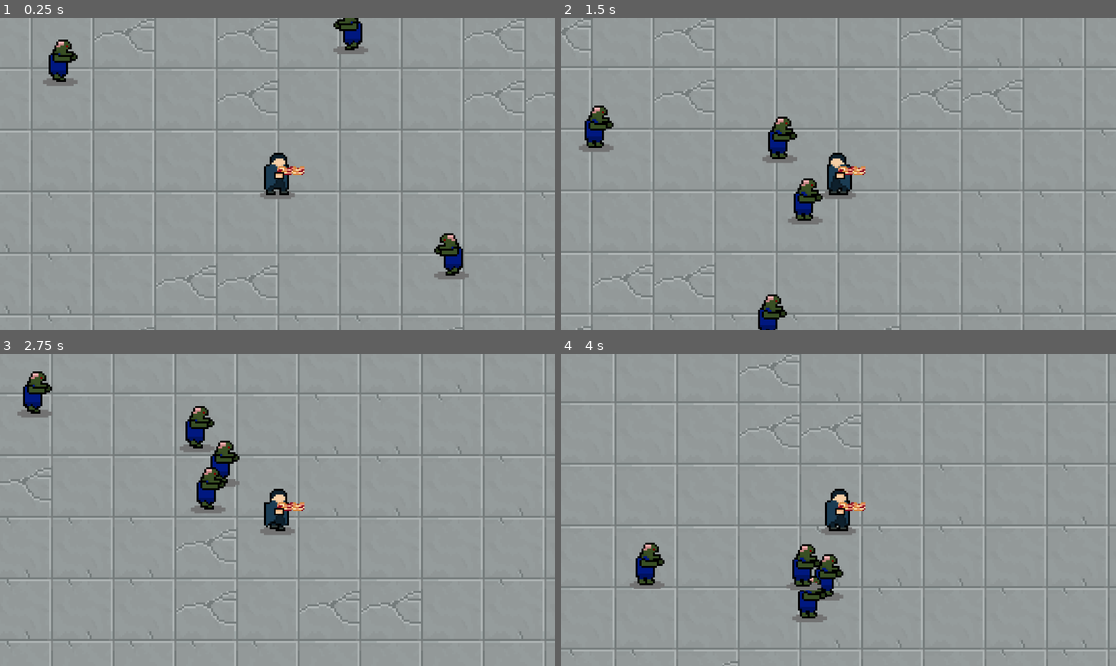
Above: before the commit, frames 1-4 (two rows, left to right).
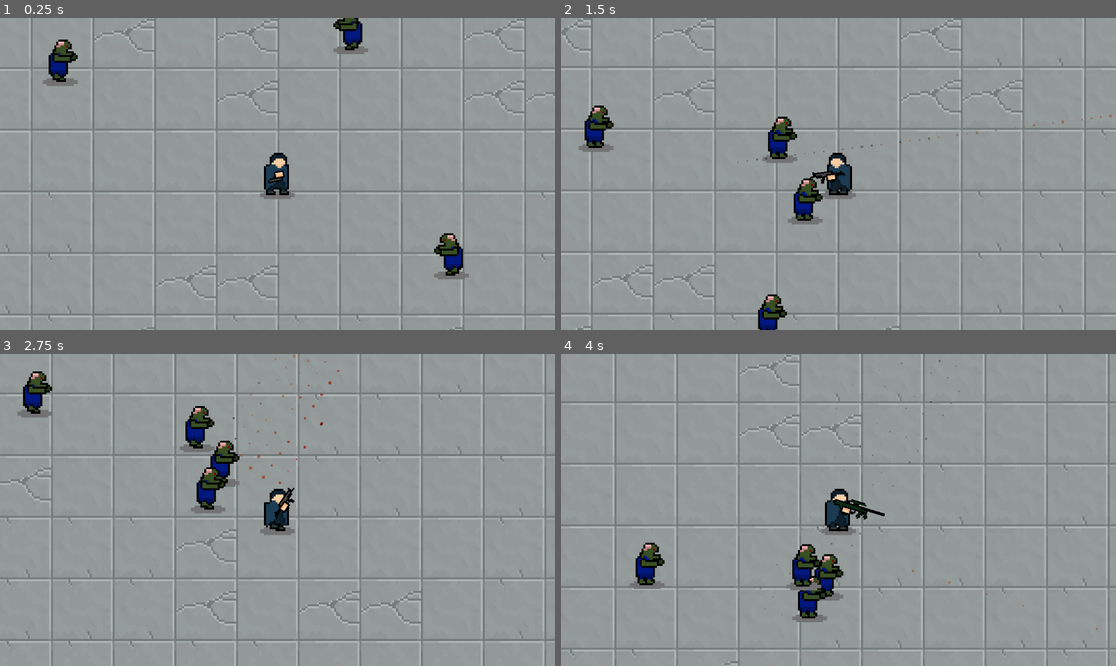
Above: after the commit, the same moments.

Repository: userbooi/Daydream-Toronto
Game: Godot game, scene res://Scenes/main.tscn
Same seed, same stepped clock (60 frames per second), same inputs: the game is played once before the commit and once after it.
Inputs (mouse positions are in pixels of both pictures, inside the frame that each line leads up to):
- Up to frame 1 (0.25 s): no input
- Up to frame 2 (1.5 s): move the mouse to (960, 158) at 0.52 s; press the mouse at (960, 158) at 0.53 s; hold D (right) 0.53-1.28 s; move the mouse to (727, 189) at 1.27 s; release the mouse at (727, 189) at 1.28 s; hold S (down) from 1.28 s (still down); tap 1 (switch_weapon) at 1.35 s
- Up to frame 3 (2.75 s): move the mouse to (333, 441) at 2.02 s; release S (down) at 2.03 s; press the mouse at (333, 441) at 2.03 s; hold D (right) from 2.03 s (still down)
- Up to frame 4 (4 s): move the mouse to (810, 572) at 2.77 s; release D (right) at 2.78 s; release the mouse at (810, 572) at 2.78 s; hold W (up) 2.78-3.53 s; tap 1 (switch_weapon) at 2.85 s; move the mouse to (1005, 556) at 3.52 s; press the mouse at (1005, 556) at 3.53 s; hold A (left) from 3.53 s (still down)

The runs differ from the first frame. In frame 1, 0.2% of the frame differs, in the area x 48-55%, y 47-54%; in frame 2, 0.3%; in frame 3, 0.3%; in frame 4, 0.4%, in the area x 35-97%, y 1-89%.
Error before the commit: Parse Error: Closing "]" doesn't have an opening counterpart. (res://Scripts/guns.gd:61)

Commit message:
Update guns.gd

Diff:
--- a/Scripts/guns.gd
+++ b/Scripts/guns.gd
@@ -58,7 +58,7 @@
 		#$shootPoint.position.y =
 	else:
 		$Sprite2D.scale = Vector2(1, 1)
-		position = Vector2(5, -20)]
+		position = Vector2(5, -20)
 
 func change_gun():
 	var img = Game.crosshair_sprites[Game.gun_names[Game.gun_num]].get_image()
